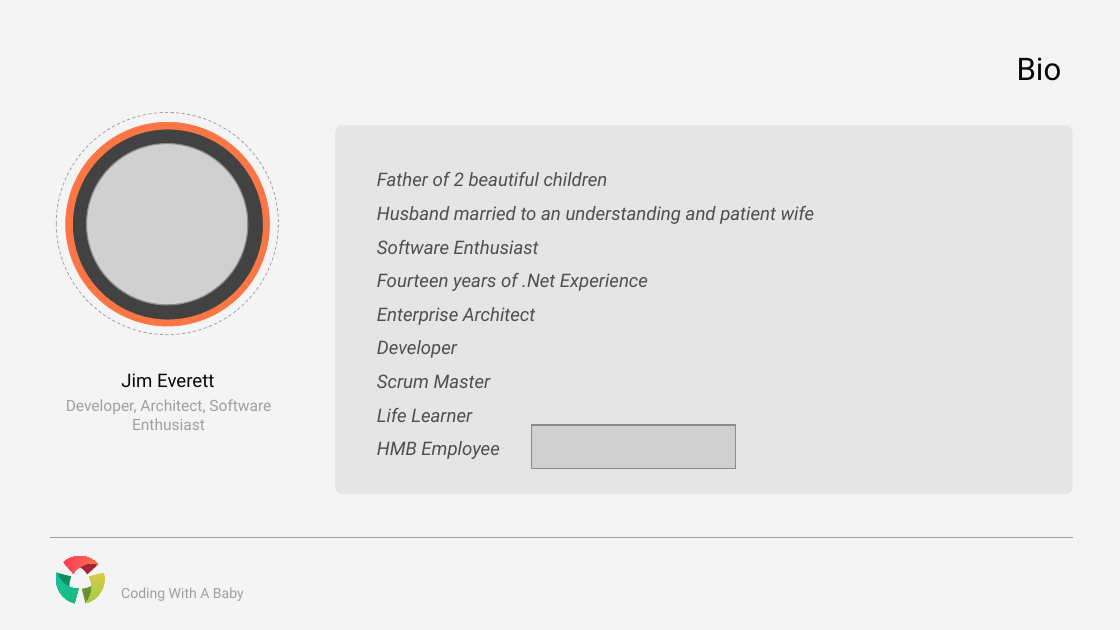
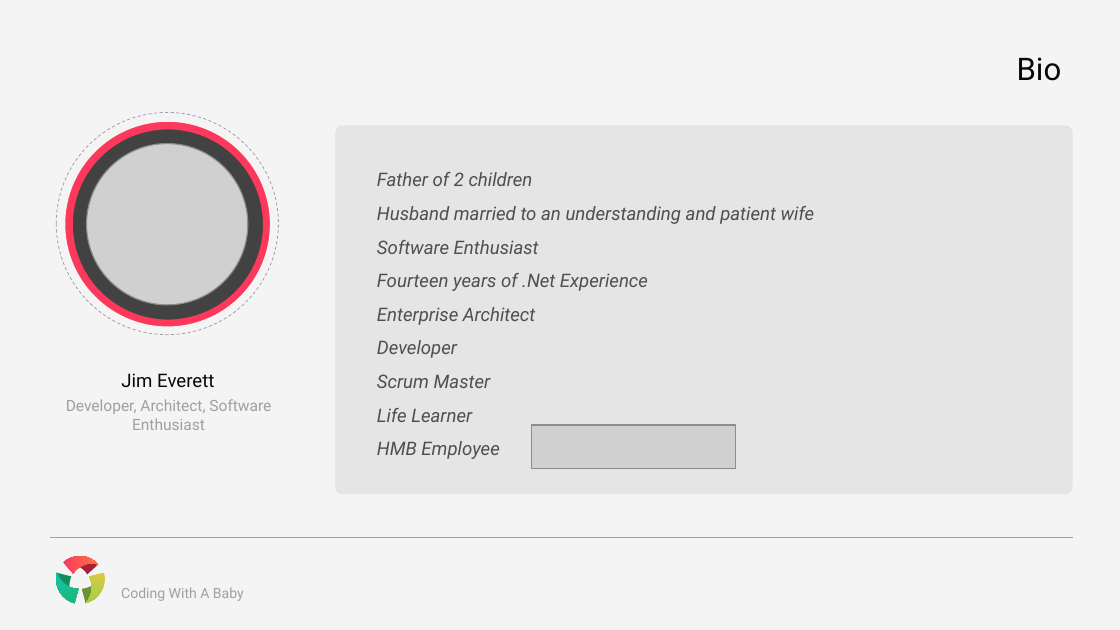
Before and after one commit to CognitiveBurden/CodingWithABaby, a slide deck: slide 10 of CodingWithABaby.pptx (slide 9 before the commit). Drawn at 1120x630 pixels with LibreOffice and Linux fonts; fonts in the diff are those of the drawing; grey boxes stand for pictures. Boxes give left, top, right and bottom in pixels: in the first picture for what was removed or moved away, otherwise in the second. Text is boxed around its words. In the diff, an @@ line names an element or a change of style, - is before the commit and + after.

```diff
--- a/CodingWithABaby.pptx
+++ b/CodingWithABaby.pptx
@@ ellipse at [68, 124, 268, 324]: outline #FB7545 6 pt to #FC395B 6 pt @@
@@ text at [377, 172, 533, 186]: text changed @@
-Father of 2 beautiful children
+Father of 2 children
```
Also in this commit, not shown: 3 other slides changed, 8 slides added.
